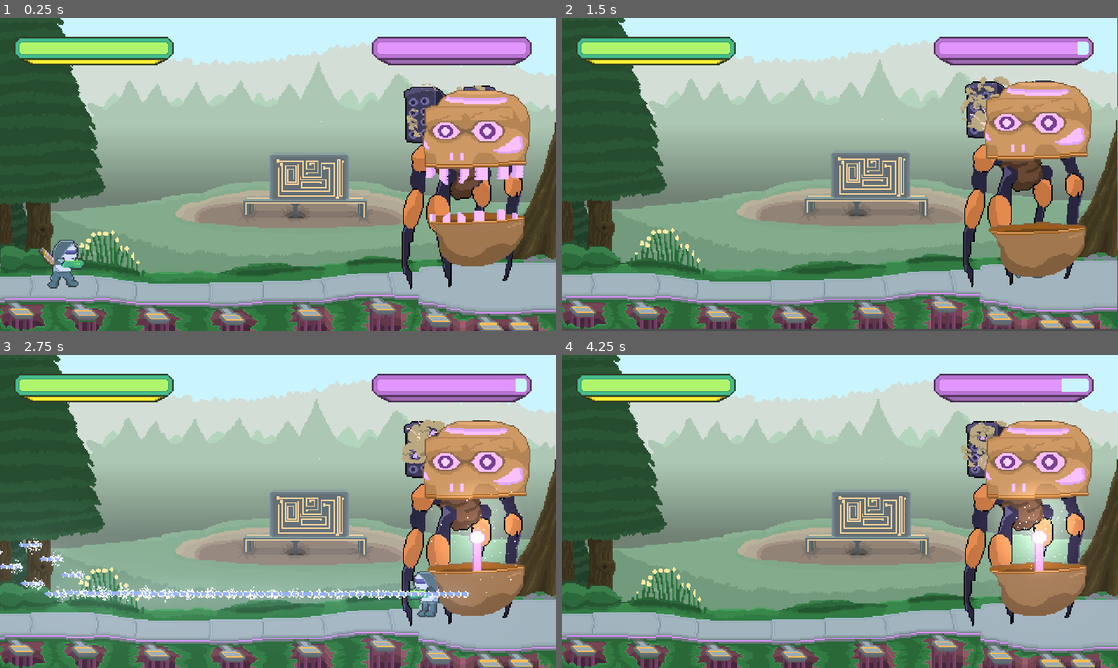
Above: before the commit, frames 1-4 (two rows, left to right).
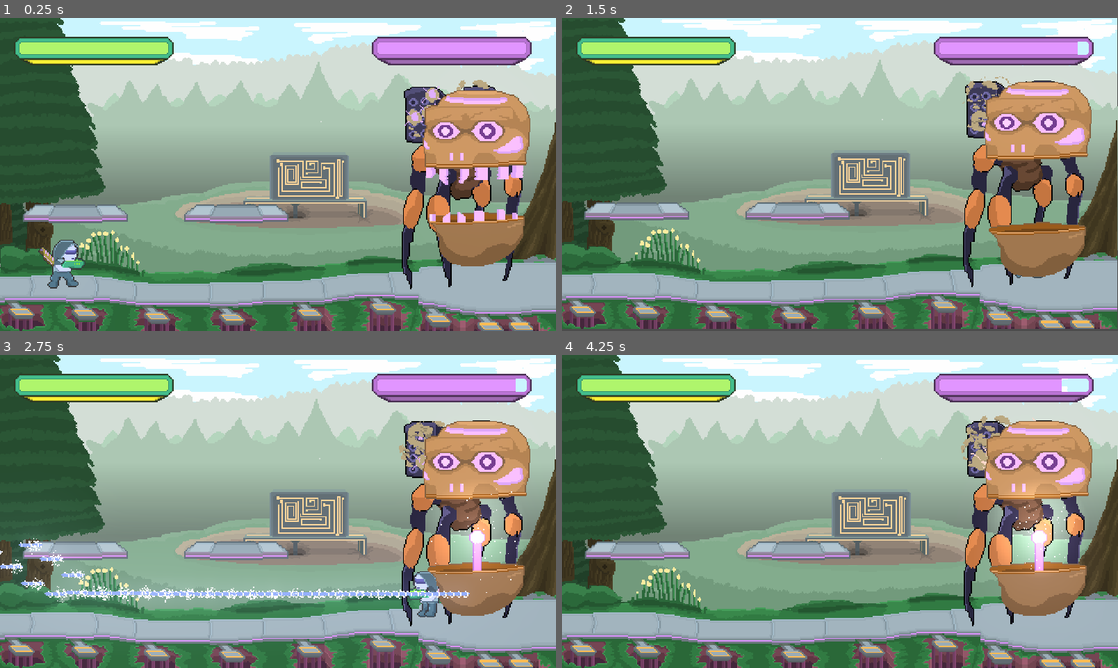
Above: after the commit, the same moments.

Repository: michaeldevlee/The-Lost-Agates-Gems
Game: Godot game, scene res://Main.tscn
The game is run twice, just before and just after one commit, with the same random seed, the same clock (stepped at 60 frames per second) and the same inputs.
Inputs:
- Up to frame 1 (0.25 s): no input
- Up to frame 2 (1.5 s): hold Right (player_right) from 0.53 s (still down); tap Z (player_dash) at 0.6 s; tap Space (player_jump) at 0.77 s; tap Down (player_ducking) at 1.35 s
- Up to frame 3 (2.75 s): tap Space (player_jump) at 1.52 s; release Right (player_right) at 2.03 s; hold Left (player_left) from 2.03 s (still down); hold X (player_shoot) from 2.03 s (still down)
- Up to frame 4 (4.25 s): release Left (player_left) at 2.78 s; release X (player_shoot) at 2.78 s; hold Right (player_right) from 2.78 s (still down); tap Z (player_dash) at 2.85 s; tap Space (player_jump) at 3.02, 3.77 s; tap Down (player_ducking) at 3.6 s

The runs differ from the first frame. In frame 1, 5.0% of the frame differs, in the area x 4-100%, y 1-66%; in frame 2, 5.0%; in frame 3, 4.9%; in frame 4, 5.1%.

Commit message:
added platforms and clouds

Diff:
--- /dev/null
+++ b/Foreground/Platform.gd
@@ -0,0 +1,6 @@
+extends Node2D
+
+
+func _on_Area2D_body_entered(body):
+	if body.name == "Player":
+		body.position = Vector2(body.position.x, body.position.y + 1)
--- /dev/null
+++ b/Foreground/Platform.tscn
@@ -0,0 +1,31 @@
+[gd_scene load_steps=4 format=2]
+
+[ext_resource path="res://Foreground/Player Platforms.png" type="Texture" id=1]
+
+[sub_resource type="RectangleShape2D" id=26]
+extents = Vector2( 41.5, 5 )
+
+[sub_resource type="RectangleShape2D" id=27]
+extents = Vector2( 41.75, 8 )
+
+[node name="Platform" type="Node2D"]
+position = Vector2( 15, 146 )
+
+[node name="Sprite" type="Sprite" parent="."]
+texture = ExtResource( 1 )
+centered = false
+
+[node name="StaticBody2D" type="StaticBody2D" parent="."]
+
+[node name="CollisionShape2D" type="CollisionShape2D" parent="StaticBody2D"]
+position = Vector2( 50.5, 26 )
+shape = SubResource( 26 )
+one_way_collision = true
+
+[node name="Area2D" type="Area2D" parent="."]
+
+[node name="CollisionShape2D" type="CollisionShape2D" parent="Area2D"]
+position = Vector2( 50.75, 23 )
+shape = SubResource( 27 )
+
+[connection signal="body_entered" from="Area2D" to="." method="_on_Area2D_body_entered"]
--- a/Main.tscn
+++ b/Main.tscn
@@ -35,6 +35,8 @@
 [ext_resource path="res://UI/Boss HP Fill.png" type="Texture" id=33]
 [ext_resource path="res://Player HP.gd" type="Script" id=34]
 [ext_resource path="res://Boss HP.gd" type="Script" id=35]
+[ext_resource path="res://Foreground/Platform.tscn" type="PackedScene" id=36]
+[ext_resource path="res://Background/Sprites/Background Distant Clouds..png" type="Texture" id=37]
 
 [sub_resource type="Environment" id=10]
 background_mode = 4
@@ -626,6 +628,7 @@
 centered = false
 
 [node name="Clouds" type="Sprite" parent="Background"]
+texture = ExtResource( 37 )
 centered = false
 
 [node name="Distant Forest" type="Sprite" parent="Background"]
@@ -672,6 +675,11 @@
 [node name="Big Stump" type="Sprite" parent="Background"]
 texture = ExtResource( 10 )
 centered = false
+
+[node name="Platform" parent="Background" instance=ExtResource( 36 )]
+
+[node name="Platform2" parent="Background" instance=ExtResource( 36 )]
+position = Vector2( 154, 146 )
 
 [node name="Foreground" type="Node2D" parent="."]
 
@@ -736,75 +744,75 @@
 [node name="Missle Fire Smoke" type="AnimatedSprite" parent="Spider Boss/Missile Fire Smoke"]
 position = Vector2( 52, 15 )
 frames = SubResource( 23 )
-frame = 2
+frame = 3
 playing = true
 centered = false
 
 [node name="Missle Fire Smoke2" type="AnimatedSprite" parent="Spider Boss/Missile Fire Smoke"]
 position = Vector2( 54, 37 )
 frames = SubResource( 23 )
+frame = 1
 playing = true
 centered = false
 
 [node name="Missle Fire Smoke3" type="AnimatedSprite" parent="Spider Boss/Missile Fire Smoke"]
 position = Vector2( 97, 12 )
 frames = SubResource( 23 )
+frame = 1
 playing = true
 centered = false
 
 [node name="Missle Fire Smoke4" type="AnimatedSprite" parent="Spider Boss/Missile Fire Smoke"]
 position = Vector2( 105, 20 )
 frames = SubResource( 23 )
-frame = 6
 playing = true
 centered = false
 
 [node name="Missle Fire Smoke5" type="AnimatedSprite" parent="Spider Boss/Missile Fire Smoke"]
 position = Vector2( 97, 28 )
 frames = SubResource( 23 )
-frame = 6
 playing = true
 centered = false
 
 [node name="Missle Fire Smoke6" type="AnimatedSprite" parent="Spider Boss/Missile Fire Smoke"]
 position = Vector2( 105, 32 )
 frames = SubResource( 23 )
-frame = 5
+frame = 6
 playing = true
 centered = false
 
 [node name="Missle Fire Smoke7" type="AnimatedSprite" parent="Spider Boss/Missile Fire Smoke"]
 position = Vector2( 95, 39 )
 frames = SubResource( 23 )
-frame = 5
+frame = 6
 playing = true
 centered = false
 
 [node name="Missle Fire Smoke8" type="AnimatedSprite" parent="Spider Boss/Missile Fire Smoke"]
 position = Vector2( 108, 42 )
 frames = SubResource( 23 )
-frame = 5
+frame = 6
 playing = true
 centered = false
 
 [node name="Missle Fire Smoke9" type="AnimatedSprite" parent="Spider Boss/Missile Fire Smoke"]
 position = Vector2( 59, 26 )
 frames = SubResource( 23 )
-frame = 3
+frame = 4
 playing = true
 centered = false
 
 [node name="Missle Fire Smoke10" type="AnimatedSprite" parent="Spider Boss/Missile Fire Smoke"]
 position = Vector2( 47, 31 )
 frames = SubResource( 23 )
-frame = 3
+frame = 4
 playing = true
 centered = false
 
 [node name="Missle Fire Smoke11" type="AnimatedSprite" parent="Spider Boss/Missile Fire Smoke"]
 position = Vector2( 62, 11 )
 frames = SubResource( 23 )
-frame = 3
+frame = 4
 playing = true
 centered = false
 
Binary file added: Background/Sprites/Background Distant Clouds..png
Not shown, added: Background/Sprites/Background Distant Clouds..png.import
Binary file changed: Foreground/Player Platforms.aseprite
Binary file added: Foreground/Player Platforms.png
Not shown, added: Foreground/Player Platforms.png.import
Not shown: 1 places in Main.tscn that only renumber resources
